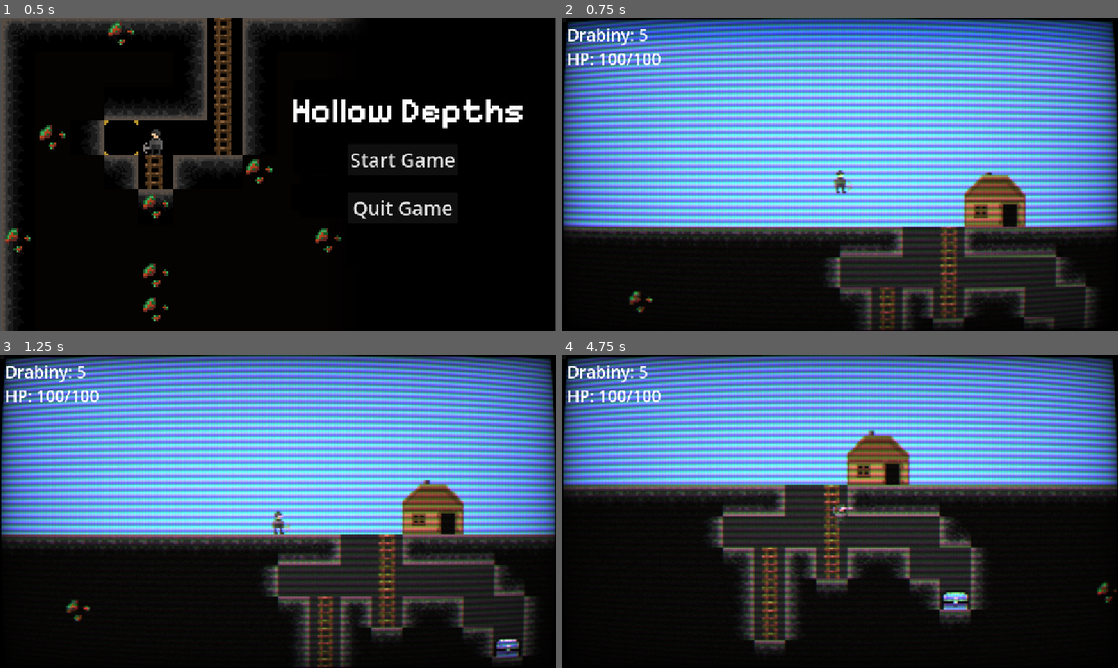
Above: before the commit, frames 1-4 (two rows, left to right).
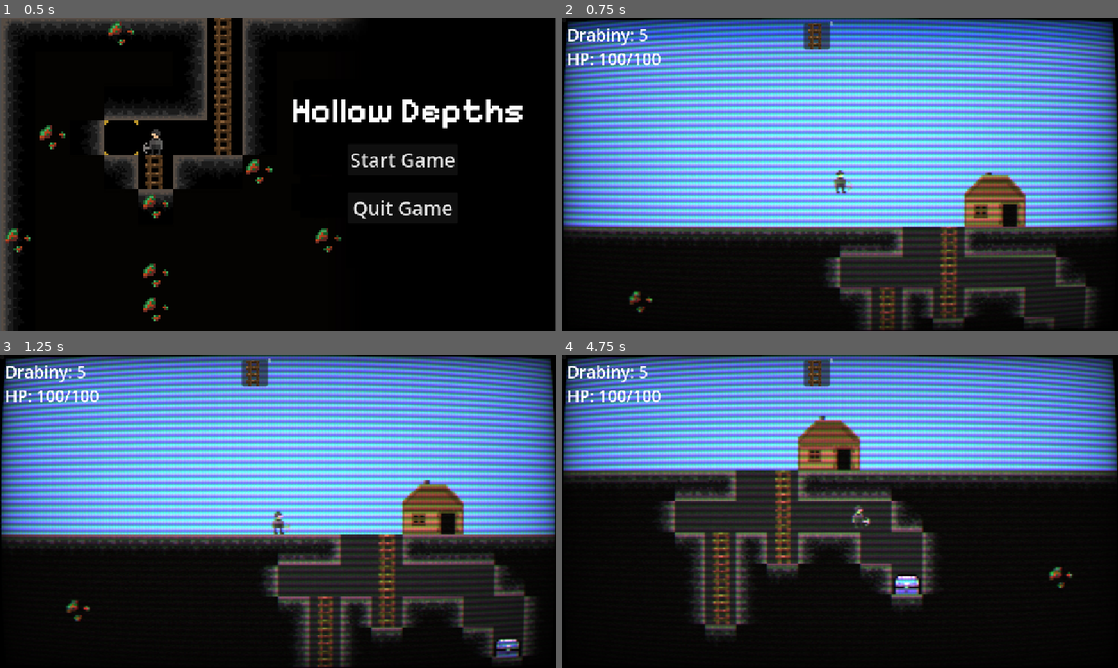
Above: after the commit, the same moments.

Repository: jonasz-lazar-pwr/hollow-depths-game
Game: Godot game, scene res://assets/scenes/title_screen.tscn
Same seed, same stepped clock (60 frames per second), same inputs: the game is played once before the commit and once after it.
Inputs (mouse positions are in pixels of both pictures, inside the frame that each line leads up to):
- Up to frame 1 (0.5 s): no input
- Up to frame 2 (0.75 s): click "Start Game" at 0.5 s
- Up to frame 3 (1.25 s): no input
- Up to frame 4 (4.75 s): move the mouse to (962, 495) at 1.27 s; press the mouse at (962, 495) at 1.28 s; hold D (right) 1.28-2.78 s; tap Space (jump) at 1.52, 2.27, 3.77, 4.52 s; move the mouse to (728, 527) at 2.02 s; release the mouse at (728, 527) at 2.03 s; click (728, 527) at 2.1 s; move the mouse to (895, 442) at 2.77 s; press the mouse at (895, 442) at 2.78 s; hold A (left) 2.78-3.53 s; move the mouse to (812, 574) at 3.52 s; release the mouse at (812, 574) at 3.53 s; hold D (right) from 3.53 s (still down); click (812, 574) at 3.6 s; move the mouse to (1006, 558) at 4.27 s; press the mouse at (1006, 558) at 4.28 s

Frame 1 is identical in both runs. In frame 2, 0.4% of the frame differs, in the area x 43-49%, y 1-10%; in frame 3, 0.4%; in frame 4, 24%, in the area x 0-100%, y 1-96%.

Commit message:
Dodanie wykopywania amolitu do ekwipunku

Diff:
--- /dev/null
+++ b/assets/inventory/ammolite.tres
@@ -0,0 +1,18 @@
+[gd_resource type="Resource" script_class="InventoryItemType" load_steps=4 format=3 uid="uid://cyu80pqqds688"]
+
+[ext_resource type="Script" uid="uid://c2kq0x5odumur" path="res://addons/Inventory/InventoryItemType.gd" id="1_13b4e"]
+[ext_resource type="Texture2D" uid="uid://ccy1yfxd6dm23" path="res://assets/sprites/Miner16Bit_AllFiles_v1/Miner16Bit_WorldTiles_01.png" id="2_ybrhv"]
+
+[sub_resource type="AtlasTexture" id="AtlasTexture_e8185"]
+atlas = ExtResource("2_ybrhv")
+region = Rect2(48, 0, 16, 16)
+
+[resource]
+script = ExtResource("1_13b4e")
+name = "Ammolite"
+description = "A precious stone with a relatively low price. In the shop you can sell it for 1 coin"
+texture = SubResource("AtlasTexture_e8185")
+weight = 1
+stackable = true
+max_stack_size = 99
+metadata/_custom_type_script = "uid://c2kq0x5odumur"
--- a/assets/inventory/ladder.tres
+++ b/assets/inventory/ladder.tres
@@ -9,8 +9,8 @@
 
 [resource]
 script = ExtResource("1_bqfb1")
-name = "Drabina"
-description = "Drewniana drabina"
+name = "Ladder"
+description = "Wooden ladder used for climbing"
 texture = SubResource("AtlasTexture_x35jx")
 weight = 1
 stackable = true
--- a/assets/scenes/game.tscn
+++ b/assets/scenes/game.tscn
@@ -39,6 +39,7 @@
 3:0/0/physics_layer_0/polygon_0/points = PackedVector2Array(-8, -8, 8, -8, 8, 8, -8, 8)
 3:0/0/custom_data_0 = true
 3:0/0/custom_data_1 = 500
+3:0/0/custom_data_2 = "res://assets/inventory/ammolite.tres"
 4:0/0 = 0
 4:0/0/physics_layer_0/polygon_0/points = PackedVector2Array(-8, -8, 8, -8, 8, 8, -8, 8)
 4:0/0/custom_data_0 = true
@@ -338,6 +339,8 @@
 custom_data_layer_0/type = 1
 custom_data_layer_1/name = "durability"
 custom_data_layer_1/type = 2
+custom_data_layer_2/name = "resource_item_path"
+custom_data_layer_2/type = 4
 sources/3 = SubResource("TileSetAtlasSource_lnu2h")
 sources/4 = SubResource("TileSetAtlasSource_lbhrr")
 sources/5 = SubResource("TileSetAtlasSource_u5sy4")
@@ -398,13 +401,12 @@
 offset_bottom = 8.0
 
 [node name="InventoryGridUI" parent="UI" instance=ExtResource("5_s2rys")]
-visible = false
-custom_minimum_size = Vector2(300, 300)
+custom_minimum_size = Vector2(300, 0)
 offset_left = 500.0
-offset_top = 300.0
-offset_right = 684.0
-offset_bottom = 404.0
-scale = Vector2(2, 2)
+offset_top = 10.0
+offset_right = 184.0
+offset_bottom = -286.0
+scale = Vector2(1.7, 1.7)
 inventory = ExtResource("6_fc420")
 
 [node name="GameOverLayer" type="CanvasLayer" parent="."]
--- a/assets/scenes/ladder.tscn
+++ b/assets/scenes/ladder.tscn
@@ -7,7 +7,7 @@
 atlas = ExtResource("1_xxwne")
 
 [sub_resource type="RectangleShape2D" id="RectangleShape2D_xb1tl"]
-size = Vector2(8, 8)
+size = Vector2(9.4, 8.6)
 
 [node name="Ladder" type="Area2D" groups=["ladders"]]
 script = ExtResource("1_xb1tl")
@@ -18,7 +18,6 @@
 region_rect = Rect2(112, 80, 16, 16)
 
 [node name="CollisionShape2D" type="CollisionShape2D" parent="."]
-position = Vector2(1, 0)
 shape = SubResource("RectangleShape2D_xb1tl")
 
 [connection signal="body_entered" from="." to="." method="_on_body_entered"]
--- a/scripts/player.gd
+++ b/scripts/player.gd
@@ -311,21 +311,70 @@
 	digging_timer.stop()
 
 func dig_block_progress(map_coords: Vector2i) -> void:
+	# Sprawdź, czy nadal kopiemy ten blok
 	if not digging_blocks.has(map_coords):
 		stop_digging()
 		return
 
-	# Odtwórz dźwięk kopania – sprawdzamy, czy nie jest już odtwarzany, by nie nakładać wielu dźwięków
+	# Odtwórz dźwięk kopania, jeśli nie jest już odtwarzany
 	if not DigSound.playing:
 		DigSound.play()
 
+	# Zmniejsz wytrzymałość bloku
 	digging_blocks[map_coords] -= digging_damage
 	print("Digging block at ", map_coords, " - Durability: ", digging_blocks[map_coords])
 
+	# Sprawdź, czy wytrzymałość spadła do zera lub poniżej
 	if digging_blocks[map_coords] <= 0:
+		print("Block destroyed at", map_coords) # Debug
+
+		# --- POCZĄTEK LOGIKI DODAWANIA PRZEDMIOTU ---
+		# Pobierz dane zniszczonego kafelka
+		var tile_data = ground_tilemap.get_cell_tile_data(map_coords)
+
+		# Sprawdź, czy kafelek ma przypisaną ścieżkę do zasobu
+		if tile_data and tile_data.has_custom_data("resource_item_path"):
+			# Pobierz ścieżkę jako string
+			var item_path = tile_data.get_custom_data("resource_item_path") as String
+
+			# Sprawdź, czy ścieżka nie jest pusta
+			if not item_path.is_empty():
+				# Załaduj zasób InventoryItemType ze ścieżki
+				var item_type = load(item_path) as InventoryItemType
+
+				# Sprawdź, czy zasób został poprawnie załadowany
+				if item_type:
+					print("Granting item based on tile data:", item_type.name) # Debug
+
+					# Stwórz nowy obiekt InventoryItem
+					var new_item = InventoryItem.new()
+					new_item.item_type = item_type # Przypisz załadowany typ
+
+					# Dodaj nowy przedmiot do ekwipunku gracza
+					if inventory.put(new_item):
+						print("Item successfully added to inventory:", item_type.name) # Debug
+						 # Sygnał 'inventory_updated' jest wysyłany automatycznie przez inventory.put()
+						 # Możesz tu dodać np. dźwięk podniesienia przedmiotu, jeśli chcesz
+						 # pickup_sound.play()
+					else:
+						 # Jeśli ekwipunek jest pełny, przedmiot nie zostanie dodany
+						printerr("Could not add item to inventory (maybe full?) for type:", item_type.name)
+						 # Opcjonalnie: Można by tu zaimplementować upuszczenie przedmiotu na ziemię
+				else:
+					# Błąd, jeśli nie udało się załadować zasobu ze ścieżki
+					printerr("Failed to load InventoryItemType from path specified in TileData:", item_path)
+			# else: # Komentarz: nie ma potrzeby logować, jeśli kafelek po prostu nic nie daje
+			#	print("Tile has empty resource_item_path.")
+		# else: # Komentarz: nie ma potrzeby logować, jeśli kafelek nie ma tej warstwy
+		#	print("Tile has no resource_item_path custom data.")
+
+		# --- KONIEC LOGIKI DODAWANIA PRZEDMIOTU ---
+
+		# Usuń kafelek z mapy (teraz robimy to PO sprawdzeniu danych)
 		ground_tilemap.set_cell(map_coords, -1)
+		# Usuń wpis o kopaniu tego bloku
 		digging_blocks.erase(map_coords)
-		# Możesz też dodać inny dźwięk dla zniszczenia bloku, jeśli chcesz
+		# Zatrzymaj proces kopania (timer i animację)
 		stop_digging()
 
 
